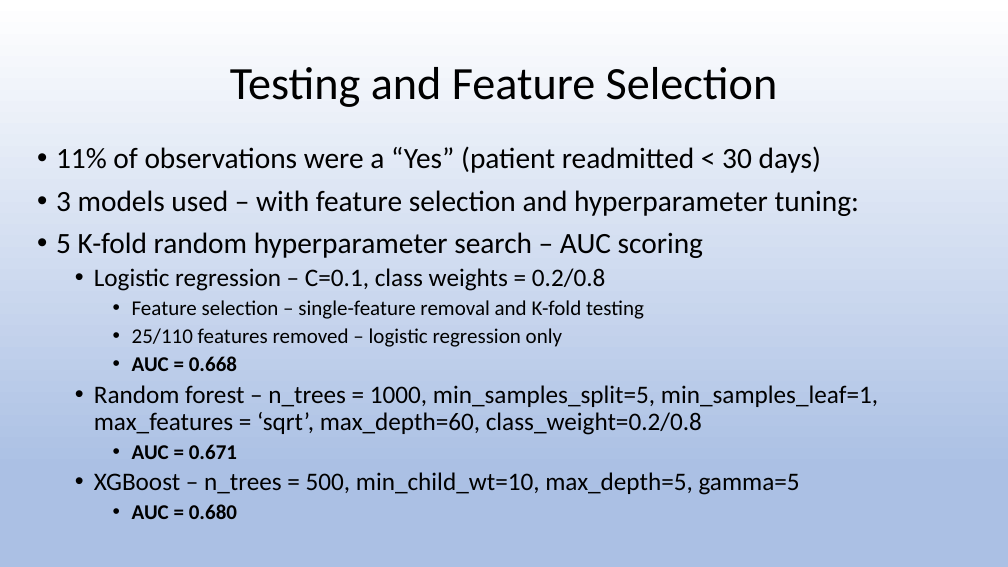
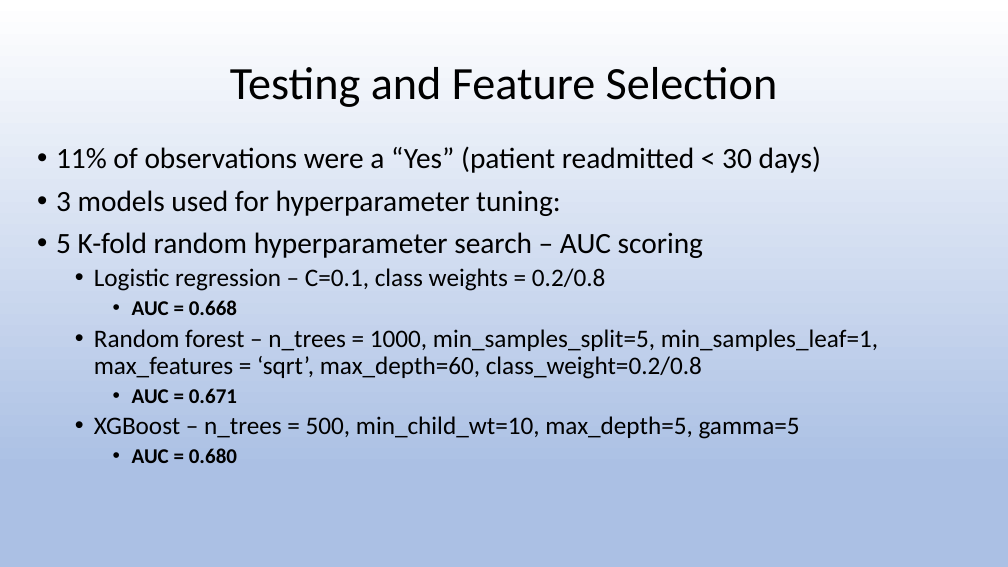
Before and after one commit to tinyboxes/healthcare_capstone, a slide deck: slide 5 of Dave/Modeling.pptx. Drawn at 1008x567 pixels with LibreOffice and Linux fonts; fonts in the diff are those of the drawing. Boxes give left, top, right and bottom in pixels: in the first picture for what was removed or moved away, otherwise in the second. Text is boxed around its words. In the diff, an @@ line names an element or a change of style, - is before the commit and + after.

Commit message:
updated PPT

```diff
--- a/Dave/Modeling.pptx
+++ b/Dave/Modeling.pptx
@@ text at [56,190,560,216]: text changed @@
-• 3 models used – with feature selection and hyperparameter tuning:
+• 3 models used for hyperparameter tuning:
@@ text at [132,300,644,347]: paragraphs removed @@
-    • Feature selection – single-feature removal and K-fold testing
-    • 25/110 features removed – logistic regression only
```
